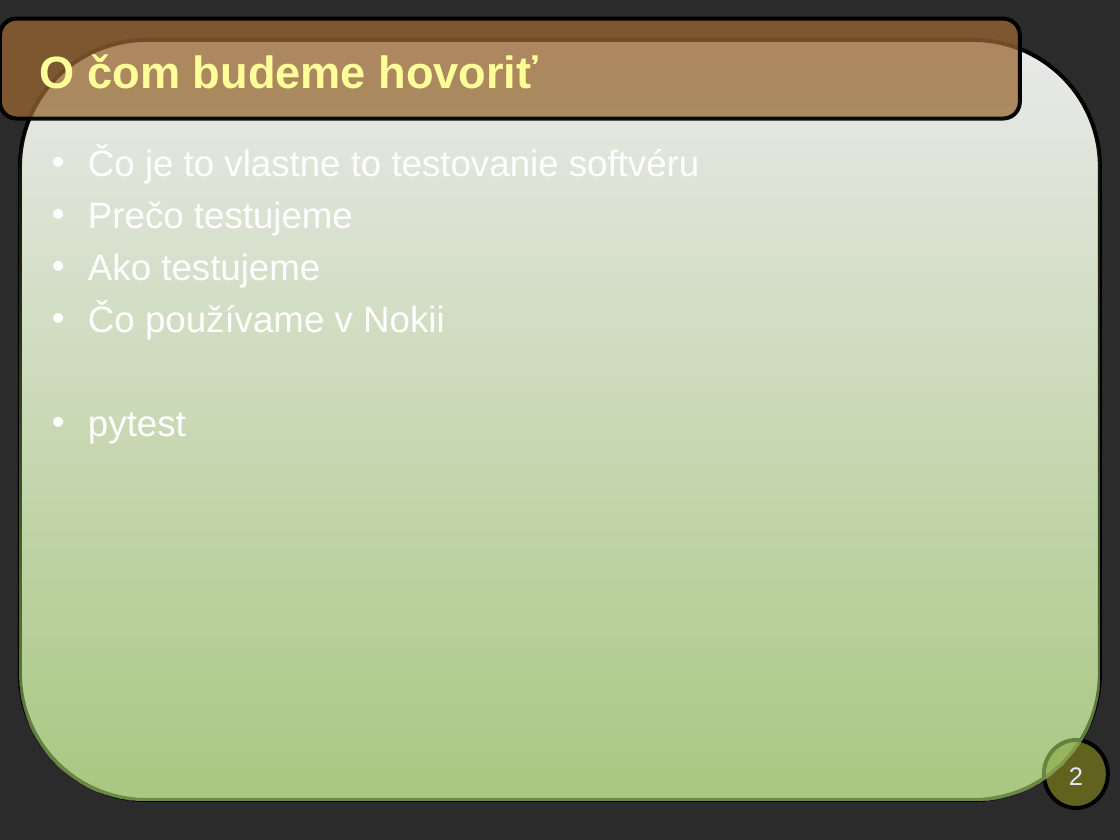
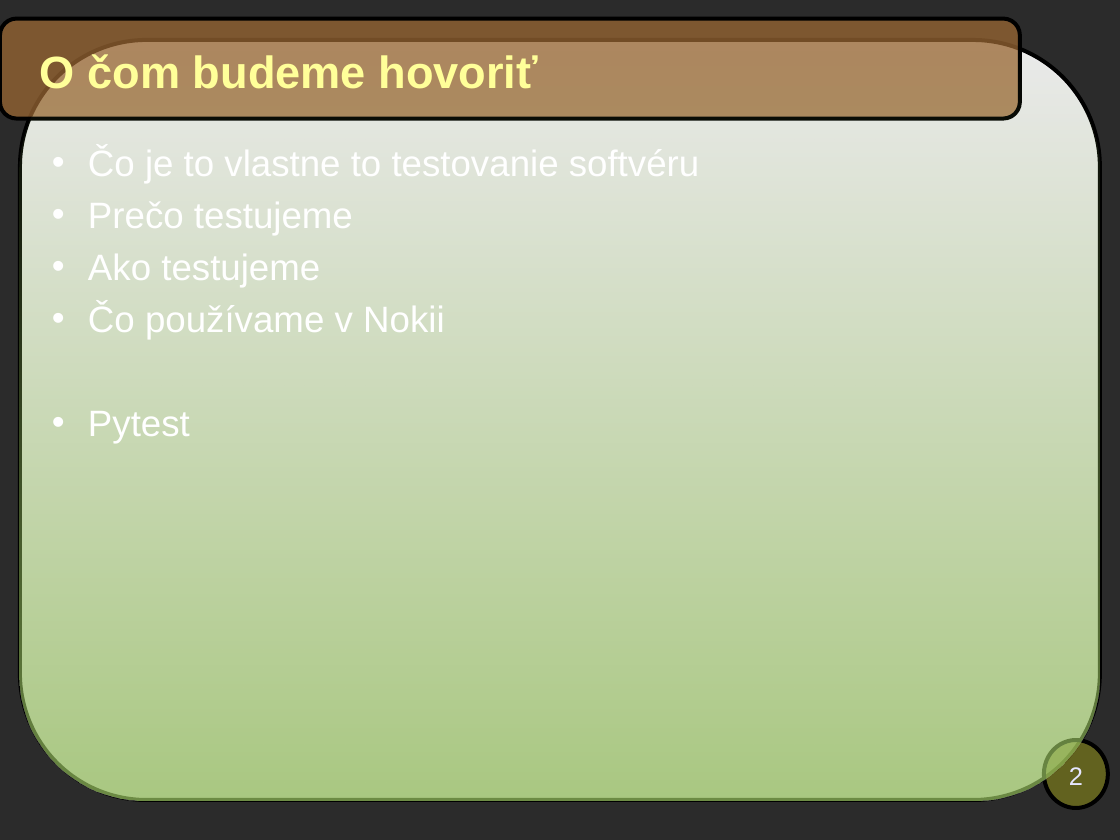
Before and after one commit to jkalmar/PythonDays, a slide deck: slide 2 of 2019/lecture/2019.odp. Drawn at 1120x840 pixels with LibreOffice and Linux fonts; fonts in the diff are those of the drawing; background and template pictures are left out; a plain dark background stands for a picture behind light text. Boxes give left, top, right and bottom in pixels: in the first picture for what was removed or moved away, otherwise in the second. Text is boxed around its words. In the diff, an @@ line names an element or a change of style, - is before the commit and + after.

```diff
--- a/2019/lecture/2019.odp
+++ b/2019/lecture/2019.odp
@@ text at [88, 411, 190, 444]: text changed @@
-• pytest
+• Pytest
```
Also in this commit, not shown: 20 other slides changed, 1 slide added, 1 other file.
